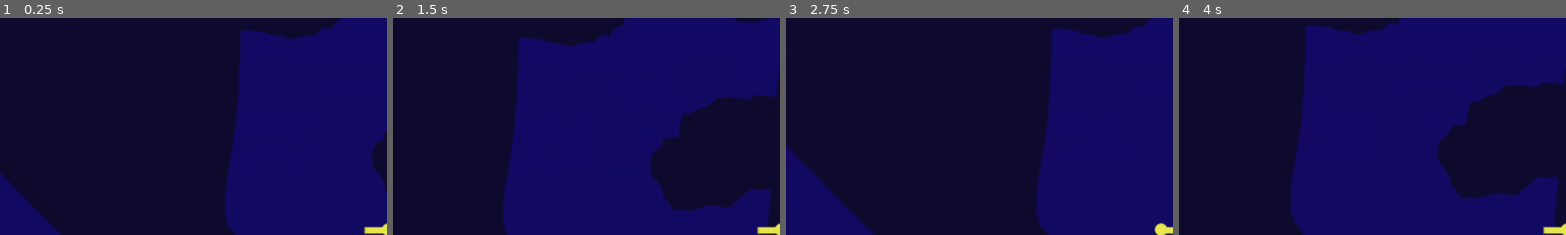
Above: before the commit, frames 1-4 (left to right).
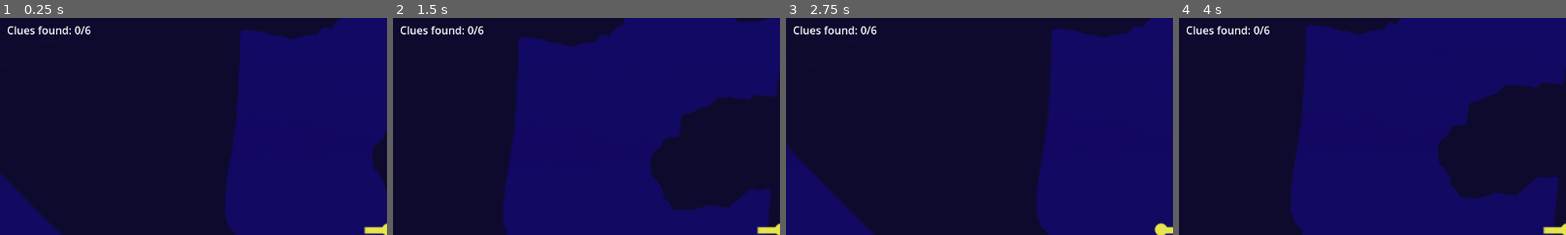
Above: after the commit, the same moments.

Repository: screenpotato/WAVES-next-hit
Game: Godot game, scene res://src/main.tscn
Same seed, same stepped clock (60 frames per second), same inputs: the game is played once before the commit and once after it.
Inputs:
- Up to frame 1 (0.25 s): no input
- Up to frame 2 (1.5 s): tap Enter (ui_accept) at 0.5, 0.77 s; hold Right (ui_right) from 0.53 s (still down)
- Up to frame 3 (2.75 s): tap Enter (ui_accept) at 1.52 s; release Right (ui_right) at 2.03 s; hold Left (ui_left) from 2.03 s (still down)
- Up to frame 4 (4 s): release Left (ui_left) at 2.78 s; hold Right (ui_right) from 2.78 s (still down); tap Enter (ui_accept) at 3.02, 3.77 s
The pictures show only the part of the screen within x 1-51%, y 1-51%; the shares and areas given below are measured in that part.

The runs differ from the first frame. In frame 1, 0.5% of the frame differs, in the area x 2-24%, y 3-8%; in frame 2, 0.5%; in frame 3, 0.5%; in frame 4, 0.5%.

Commit message:
add simple UI telling player how many clues have been found

Diff:
--- a/src/main.gd
+++ b/src/main.gd
@@ -2,6 +2,7 @@
 
 
 @onready var clues: Node = $Clues
+@onready var score_label: Label = $CanvasLayer/ScoreLabel
 
 
 var clues_found: int = 0
@@ -18,4 +19,6 @@
 
 
 func _on_clue_player_entered(clue):
+	clues_found += 1
+	score_label.text = "Clues found: %d/6" % clues_found
 	clue.queue_free()
--- a/src/main.tscn
+++ b/src/main.tscn
@@ -293,8 +293,6 @@
 position = Vector2(3411.9998, -890.0001)
 rotation = 4.712389
 
-[node name="Player" parent="." instance=ExtResource("2_gh0ne")]
-
 [node name="Clues" type="Node" parent="."]
 
 [node name="Item1" parent="Clues" instance=ExtResource("8_5mrjc")]
@@ -314,3 +312,14 @@
 
 [node name="Item6" parent="Clues" instance=ExtResource("8_5mrjc")]
 position = Vector2(114, 155)
+
+[node name="Player" parent="." instance=ExtResource("2_gh0ne")]
+
+[node name="CanvasLayer" type="CanvasLayer" parent="."]
+
+[node name="ScoreLabel" type="Label" parent="CanvasLayer"]
+offset_left = 19.0
+offset_top = 15.0
+offset_right = 146.0
+offset_bottom = 38.0
+text = "Clues found: 0/6"
Not shown: 1 places in src/main.tscn that only renumber resources
